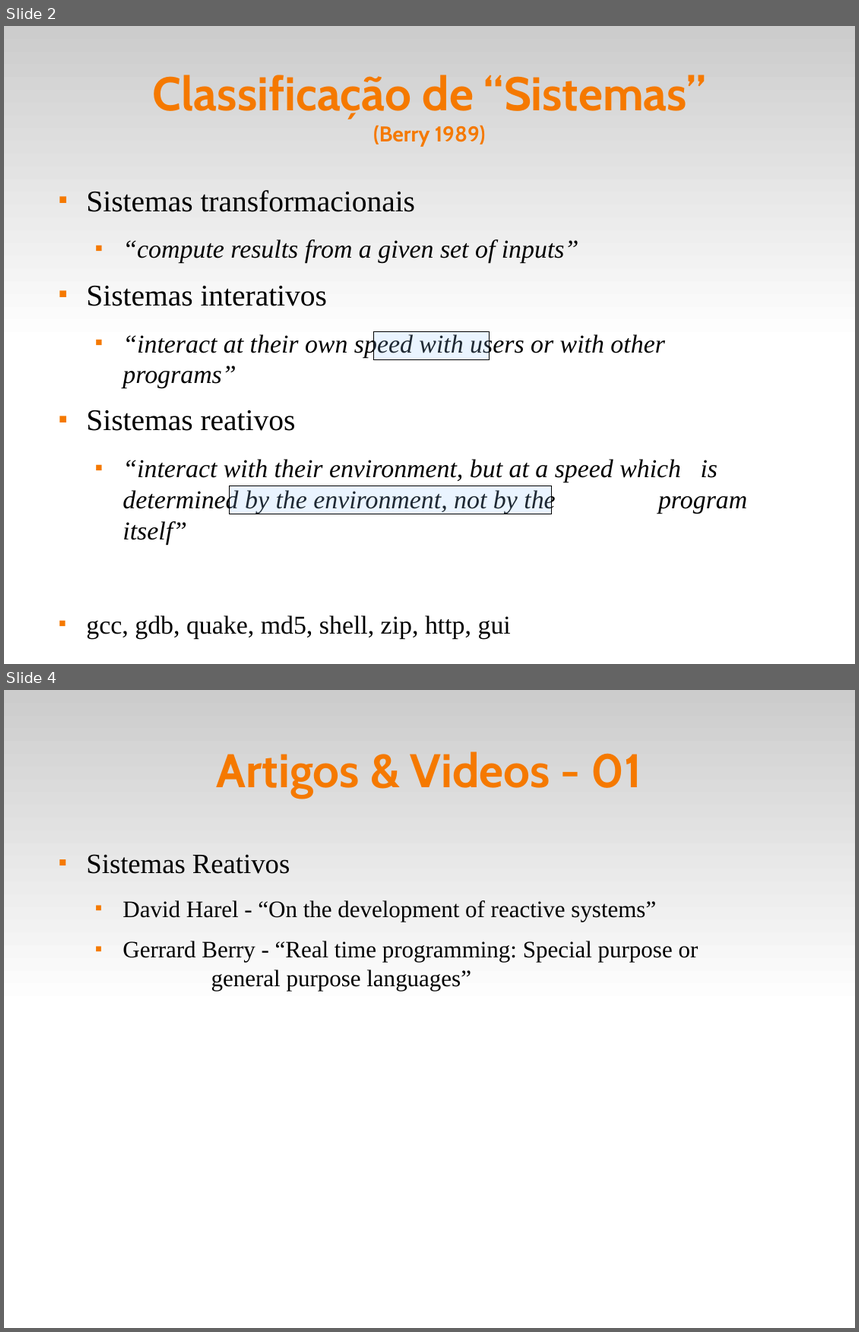
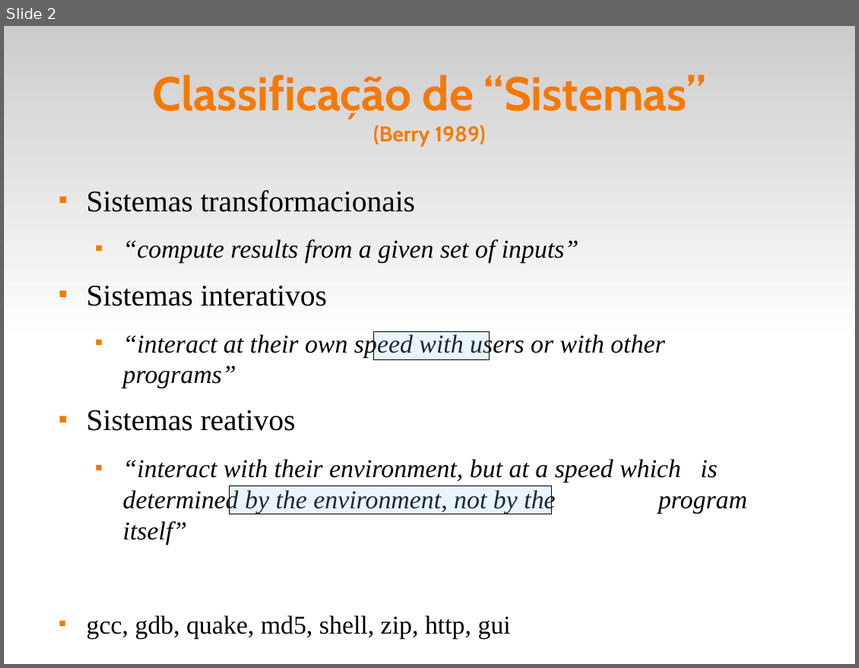
Before and after one commit to fsantanna-uerj/reativos, a slide deck: slides/01_reativos.odp. Shown one above the other, each under a label of ours: slides 2 and 4 before the commit, slide 2 after it; the slides between them are not shown. The pictures are 859x1332 and 859x668 pixels, drawn with LibreOffice and Linux fonts; fonts in the diff are those of the drawing. Boxes give left, top, right and bottom in pixels: in the first picture for what was removed or moved away, otherwise in the second. Text is boxed around its words. In the diff, an @@ line names an element or a change of style, - is before the commit and + after.

```diff
--- a/slides/01_reativos.odp
+++ b/slides/01_reativos.odp
@@ slide 4 removed at <box>4,690,855,1328</box>, background #FFFFFF; not listed: 1 template element that a slide beside it also shows @@
@@ title removed at <box>217,752,642,798</box> @@
-Artigos & Videos - 01
@@ text removed at <box>86,854,699,991</box> @@
-■ Sistemas Reativos
-  ■ David Harel - “On the development of reactive systems”
-  ■ Gerrard Berry - “Real time programming: Special purpose or general purpose languages”
```
Also in this commit, not shown: 1 slide changed, 4 slides added, 1 other slide removed, 4 other files.
